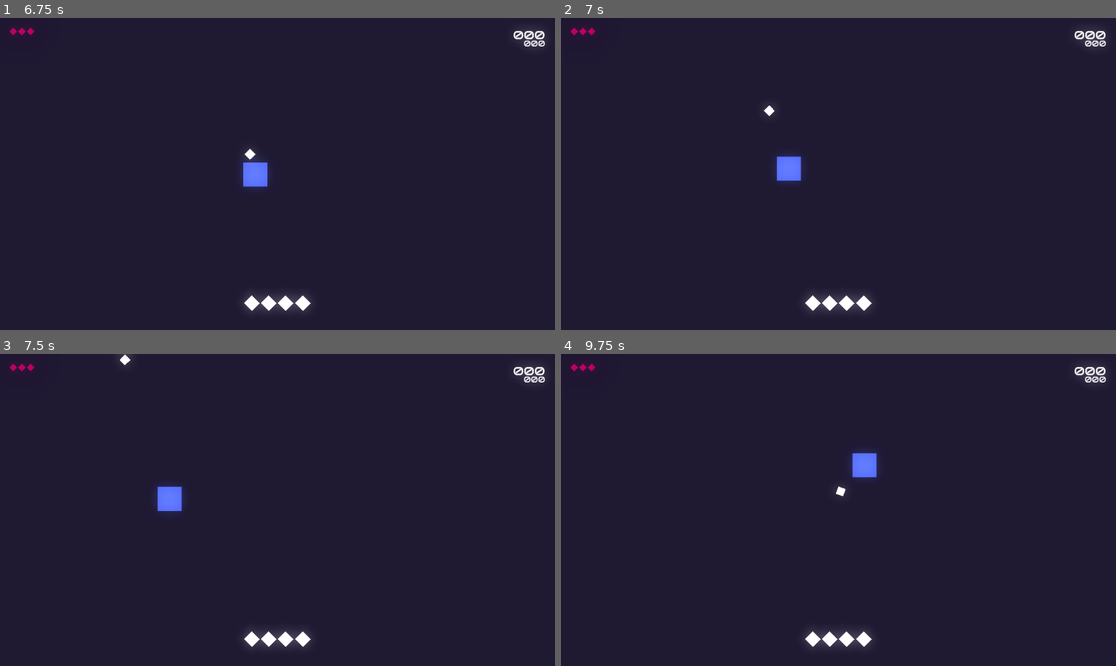
Above: before the commit, frames 1-4 (two rows, left to right).
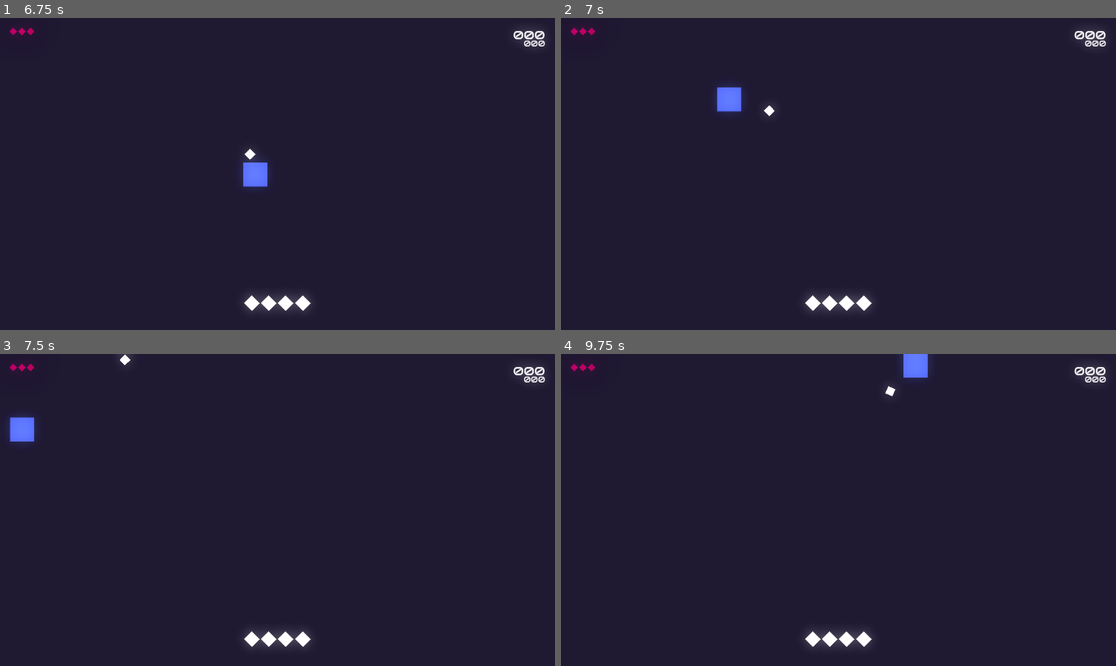
Above: after the commit, the same moments.

Repository: matheusmondenez/my-first-platform-game
Game: Godot game, scene res://wave_shooter/ui/main_menu.tscn
Same seed, same stepped clock (60 frames per second), same inputs: the game is played once before the commit and once after it.
Inputs (mouse positions are in pixels of both pictures, inside the frame that each line leads up to):
- Up to frame 1 (6.75 s): click "START" at 0.5 s; tap Enter at 1.25, 4.25, 6.5 s; move the mouse to (399, 158) at 1.27 s; hold D (right) 1.28-2.78 s; tap Space (dash) at 1.35, 2.3, 2.85, 3.5, 3.8, 4.35, 5, 5.3, 5.85 s; tap W (up) at 1.52, 1.55, 1.82, 2.1, 2.27, 2.57, 3.05, 3.77, 4.07, 4.52, 4.55, 4.82, 5.1, 5.27, 5.57, 6.05 s; move the mouse to (166, 189) at 2.02 s; move the mouse to (333, 105) at 2.77 s; hold A (left) 2.78-3.53 s; move the mouse to (249, 236) at 3.52 s; hold D (right) 3.53-5.03 s; click (249, 236) at 3.6 s; move the mouse to (444, 220) at 4.27 s; move the mouse to (111, 127) at 5.02 s; hold A (left) 5.03-5.78 s; move the mouse to (305, 174) at 5.77 s; hold D (right) 5.78-6.53 s; move the mouse to (194, 96) at 6.52 s; hold A (left) from 6.53 s (still down); click (194, 96) at 6.6 s
- Up to frame 2 (7 s): keep holding A (left); tap W (up) at 6.77 s; tap Space (dash) at 6.8 s
- Up to frame 3 (7.5 s): keep holding A (left); tap W (up) at 7.07 s; move the mouse to (399, 494) at 7.27 s; tap Space (dash) at 7.35 s
- Up to frame 4 (9.75 s): tap W (up) at 7.52, 7.55, 7.82, 8.1, 8.27, 8.57, 9.05 s; move the mouse to (727, 525) at 8.02 s; release A (left) at 8.03 s; hold D (right) from 8.03 s (still down); tap Space (dash) at 8.3, 8.85 s; move the mouse to (894, 441) at 8.77 s; move the mouse to (810, 572) at 9.52 s; click (810, 572) at 9.6 s

Frame 1 is identical in both runs. In frame 2, 0.8% of the frame differs, in the area x 27-44%, y 21-53%; in frame 3, 0.8%; in frame 4, 0.9%, in the area x 49-67%, y 0-46%.

Commit message:
implements player dash

Diff:
--- a/wave_shooter/entities/player/player.gd
+++ b/wave_shooter/entities/player/player.gd
@@ -19,6 +19,7 @@
 			emit_signal("life_increased")
 
 var speed: int = 250
+var dash_speed: int = speed * 50
 var is_loaded: bool = true
 var is_dead: bool = false
 var power_ups: Array = []
@@ -34,7 +35,7 @@
 	if Input.is_action_pressed("shoot") and Global.parent_node_creation and is_loaded and not is_dead:
 		shot()
 	if Input.is_action_just_pressed("dash"):
-		dash()
+		dash(delta)
 #endregion
 
 func _exit_tree() -> void:
@@ -57,9 +58,9 @@
 	global_position = Vector2(clamp(global_position.x, 24, 1127), clamp(global_position.y, 24, 624))
 	global_position += speed * motion * delta
 
-func dash() -> void:
-	print("DASH")
-	#global_position += speed * move * delta * 6
+func dash(delta) -> void:
+	var motion = Input.get_vector("left", "right", "up", "down")
+	create_tween().tween_property(self, "global_position", global_position + dash_speed * motion * delta, 0.1)
 
 func shot() -> void:
 	Global.instance_node(PROJECTILE_TSCN, global_position, Global.parent_node_creation)
